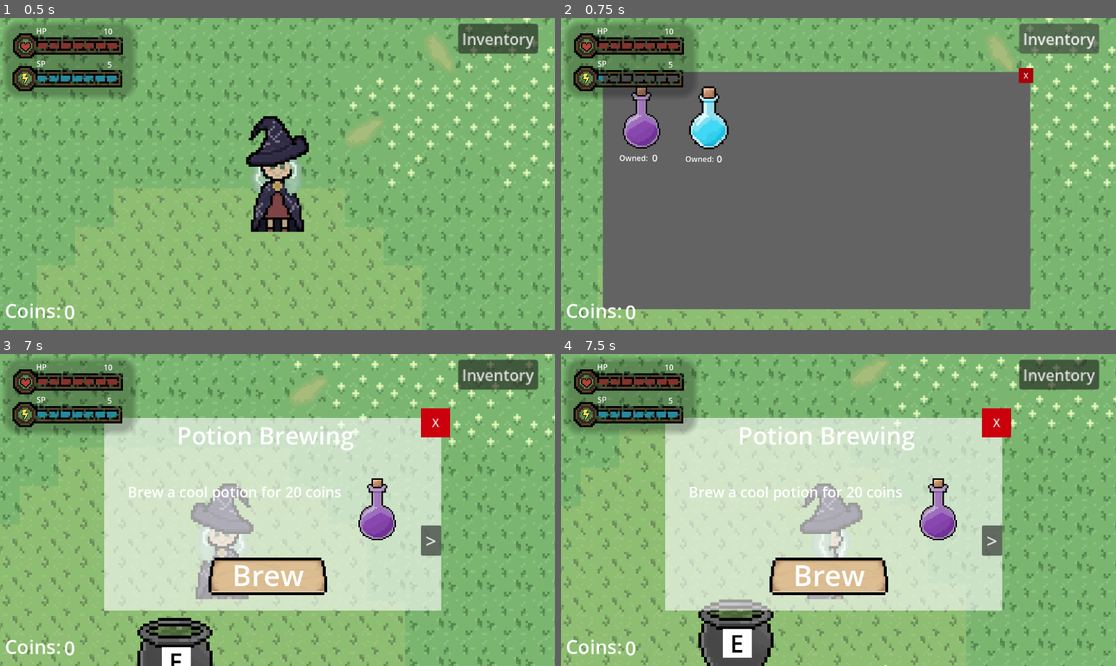
Above: before the commit, frames 1-4 (two rows, left to right).
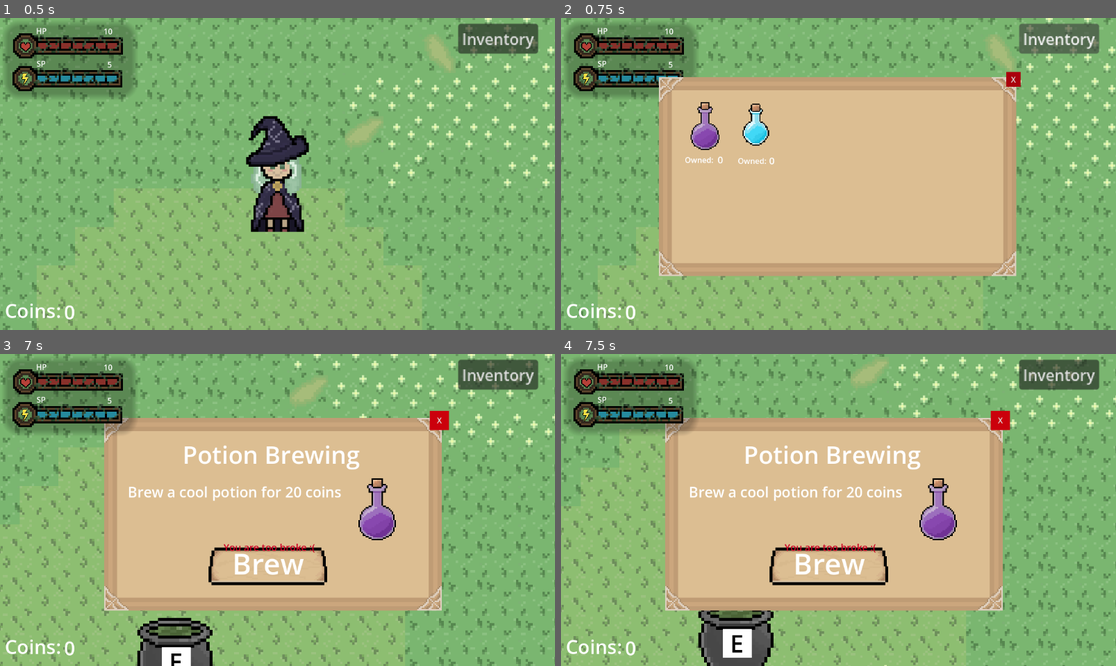
Above: after the commit, the same moments.

Repository: knguyen3-skl/github_tut
Game: Godot game, scene res://scenes/level.tscn
The game is run twice, just before and just after one commit, with the same random seed, the same clock (stepped at 60 frames per second) and the same inputs.
Inputs:
- Up to frame 1 (0.5 s): no input
- Up to frame 2 (0.75 s): click "Inventory" at 0.5 s
- Up to frame 3 (7 s): click "X" at 1.25 s; tap Enter at 2 s; hold Right (ui_right) 2.03-2.78 s; hold E 2.03-2.78 s; hold Down (ui_down) 2.78-3.53 s; tap E at 2.85, 4.35, 5.85 s; hold Right (ui_right) 3.53-4.28 s; hold E 3.53-4.28 s; hold Up (ui_up) 4.28-5.03 s; hold E 5.03-5.78 s; hold Left (ui_left) 5.03-6.53 s; hold Down (ui_down) from 6.53 s (still down); hold E from 6.53 s (still down)
- Up to frame 4 (7.5 s): release Down (ui_down) at 7.28 s; release E at 7.28 s; hold Right (ui_right) from 7.28 s (still down); tap E at 7.35 s

Frame 1 is identical in both runs. In frame 2, 58% of the frame differs, in the area x 7-86%, y 16-94%; in frame 3, 35%; in frame 4, 35%.

Commit message:
background added + open bug

Diff:
--- a/witchery/scenes/inventory.tscn
+++ b/witchery/scenes/inventory.tscn
@@ -2,69 +2,81 @@
 
 [ext_resource type="Script" uid="uid://dbg5h8w15gmbn" path="res://scripts/inventory.gd" id="1_hj2ta"]
 [ext_resource type="Texture2D" uid="uid://crhc0alwbwdn3" path="res://assets/potion_purple_tech.png" id="1_qw0r6"]
+[ext_resource type="Texture2D" uid="uid://db3kevffj8enl" path="res://assets/block_tech.png" id="2_53g1v"]
 [ext_resource type="Texture2D" uid="uid://dit7vdud5kxxa" path="res://assets/potion_tech.png" id="3_ty45s"]
 
 [sub_resource type="StyleBoxFlat" id="StyleBoxFlat_hj2ta"]
 bg_color = Color(0.66458356, 0, 0.04976818, 1)
 
 [node name="ColorRect" type="ColorRect" unique_id=1527701950 node_paths=PackedStringArray("purple_potion", "blue_potion")]
-offset_right = 887.0
-offset_bottom = 493.0
+offset_right = 741.0
+offset_bottom = 409.0
 color = Color(0.38928655, 0.38928664, 0.38928658, 1)
 script = ExtResource("1_hj2ta")
 purple_potion = NodePath("Label")
 blue_potion = NodePath("Label4")
 
+[node name="NinePatchRect" type="NinePatchRect" parent="." unique_id=563575798]
+layout_mode = 0
+offset_right = 247.33334
+offset_bottom = 137.66667
+scale = Vector2(3, 3)
+texture = ExtResource("2_53g1v")
+patch_margin_left = 17
+patch_margin_top = 17
+patch_margin_right = 17
+patch_margin_bottom = 17
+
 [node name="PotionPurpleTech" type="Sprite2D" parent="." unique_id=1004625745]
-position = Vector2(80, 90)
-scale = Vector2(3, 3)
+position = Vector2(96.00001, 98.2)
+scale = Vector2(2.3, 2.3)
 texture = ExtResource("1_qw0r6")
 
 [node name="Label" type="Label" parent="." unique_id=690783154]
 layout_mode = 0
-offset_left = 102.0
-offset_top = 164.0
-offset_right = 114.0
-offset_bottom = 192.0
+offset_left = 122.0
+offset_top = 157.2
+offset_right = 134.0
+offset_bottom = 185.2
 theme_override_font_sizes/font_size = 20
 text = "0"
 
 [node name="Label2" type="Label" parent="." unique_id=784552579]
 layout_mode = 0
-offset_left = 34.0
-offset_top = 167.0
-offset_right = 94.0
-offset_bottom = 190.0
+offset_left = 54.0
+offset_top = 160.2
+offset_right = 114.0
+offset_bottom = 183.2
 text = "Owned:"
 
 [node name="Button" type="Button" parent="." unique_id=335999504]
 layout_mode = 0
-offset_left = 863.0
-offset_top = -8.0
-offset_right = 893.0
-offset_bottom = 23.0
+offset_left = 721.0
+offset_top = -11.0
+offset_right = 751.0
+offset_bottom = 20.0
 theme_override_styles/normal = SubResource("StyleBoxFlat_hj2ta")
 text = "X"
 
 [node name="PotionTech" type="Sprite2D" parent="." unique_id=1201370349]
-position = Vector2(220, 90)
-scale = Vector2(3.74375, 3.7437499)
+position = Vector2(201, 95)
+scale = Vector2(2.5, 2.5)
 texture = ExtResource("3_ty45s")
 
 [node name="Label3" type="Label" parent="." unique_id=1134718666]
 layout_mode = 0
-offset_left = 171.0
-offset_top = 169.0
-offset_right = 231.0
-offset_bottom = 192.0
+offset_left = 164.0
+offset_top = 161.85
+offset_right = 224.0
+offset_bottom = 184.85
 text = "Owned:"
 
 [node name="Label4" type="Label" parent="." unique_id=746797733]
 layout_mode = 0
-offset_left = 236.0
-offset_top = 166.0
-offset_right = 276.0
-offset_bottom = 194.0
+offset_left = 229.0
+offset_top = 158.85
+offset_right = 269.0
+offset_bottom = 186.85
 theme_override_font_sizes/font_size = 20
 text = "0"
 
--- a/witchery/scenes/level.tscn
+++ b/witchery/scenes/level.tscn
@@ -180,10 +180,11 @@
 
 [node name="ColorRect2" parent="CanvasLayer" unique_id=1527701950 node_paths=PackedStringArray("player_cam", "brewing_potion") instance=ExtResource("7_klq6b")]
 visible = false
-offset_left = 87.0
-offset_top = 112.0
-offset_right = 974.0
-offset_bottom = 605.0
+z_index = 3
+offset_left = 203.0
+offset_top = 123.0
+offset_right = 944.0
+offset_bottom = 536.0
 player_cam = NodePath("../../CharacterBody2D/Camera2D")
 brewing_potion = NodePath("../ColorRect")
 
--- a/witchery/scenes/potion_brewing.tscn
+++ b/witchery/scenes/potion_brewing.tscn
@@ -2,6 +2,7 @@
 
 [ext_resource type="Script" uid="uid://iw5gkyhxi7bl" path="res://scripts/potion_brewing.gd" id="1_r2ldb"]
 [ext_resource type="Texture2D" uid="uid://dri8or757ah0y" path="res://assets/button_bold_tech.png" id="2_a2xwt"]
+[ext_resource type="Texture2D" uid="uid://db3kevffj8enl" path="res://assets/block_tech.png" id="2_ocvxt"]
 [ext_resource type="Texture2D" uid="uid://crhc0alwbwdn3" path="res://assets/potion_purple_tech.png" id="3_a2xwt"]
 [ext_resource type="Texture2D" uid="uid://dit7vdud5kxxa" path="res://assets/potion_tech.png" id="4_280xy"]
 
@@ -11,7 +12,7 @@
 [node name="ColorRect" type="ColorRect" unique_id=848347300 node_paths=PackedStringArray("timer", "no_money", "purple_button", "blue_button", "purple_price", "blue_price", "purple_potion", "blue_potion", "purple_to_blue", "blue_to_purple")]
 offset_right = 700.0
 offset_bottom = 400.0
-color = Color(1, 1, 1, 0.60784316)
+color = Color(0.3198733, 0.31987324, 0.31987324, 1)
 script = ExtResource("1_r2ldb")
 timer = NodePath("Timer")
 no_money = NodePath("Label4")
@@ -24,25 +25,35 @@
 purple_to_blue = NodePath("Button2")
 blue_to_purple = NodePath("Button3")
 
+[node name="NinePatchRect" type="NinePatchRect" parent="." unique_id=1600015623]
+layout_mode = 0
+offset_right = 233.66667
+offset_bottom = 133.33334
+scale = Vector2(3, 3)
+texture = ExtResource("2_ocvxt")
+patch_margin_left = 17
+patch_margin_top = 17
+patch_margin_right = 17
+patch_margin_bottom = 17
+
 [node name="Timer" type="Timer" parent="." unique_id=1094015051]
 
 [node name="Button" type="Button" parent="." unique_id=1831052836]
 layout_mode = 0
-offset_left = 658.0
-offset_top = -20.0
-offset_right = 698.0
-offset_bottom = 20.0
-scale = Vector2(1.5, 1.5)
+offset_left = 676.0
+offset_top = -15.0
+offset_right = 716.0
+offset_bottom = 25.0
 theme_override_styles/normal = SubResource("StyleBoxFlat_r2ldb")
 text = "X"
 
 [node name="Label" type="Label" parent="." unique_id=765713126]
 texture_filter = 1
 layout_mode = 0
-offset_left = 151.0
-offset_top = 1.0
-offset_right = 519.0
-offset_bottom = 70.0
+offset_left = 163.0
+offset_top = 41.0
+offset_right = 531.0
+offset_bottom = 110.0
 theme_override_font_sizes/font_size = 50
 text = "Potion Brewing"
 horizontal_alignment = 1
@@ -51,18 +62,18 @@
 z_index = 1
 layout_mode = 0
 offset_left = 266.0
-offset_top = 284.0
+offset_top = 260.0
 offset_right = 415.0
-offset_bottom = 367.0
+offset_bottom = 343.0
 theme_override_font_sizes/font_size = 60
 text = "Brew"
 
 [node name="TextureButton" type="TextureButton" parent="." unique_id=1073951921]
 layout_mode = 0
 offset_left = 196.0
-offset_top = 251.0
+offset_top = 230.0
 offset_right = 292.0
-offset_bottom = 299.0
+offset_bottom = 278.0
 scale = Vector2(3, 3)
 texture_normal = ExtResource("2_a2xwt")
 
@@ -92,6 +103,7 @@
 text = "You are too broke :("
 
 [node name="Button2" type="Button" parent="." unique_id=360735254]
+z_index = 3
 layout_mode = 0
 offset_left = 658.0
 offset_top = 223.0
@@ -103,9 +115,9 @@
 [node name="TextureButton2" type="TextureButton" parent="." unique_id=1372853352]
 layout_mode = 0
 offset_left = 196.0
-offset_top = 251.00002
+offset_top = 230.0
 offset_right = 292.0
-offset_bottom = 299.0
+offset_bottom = 278.0
 scale = Vector2(3, 3)
 texture_normal = ExtResource("2_a2xwt")
 
@@ -125,6 +137,7 @@
 texture = ExtResource("4_280xy")
 
 [node name="Button3" type="Button" parent="." unique_id=777904626]
+z_index = 3
 layout_mode = 0
 offset_top = 219.0
 offset_right = 43.0
Binary file added: witchery/assets/block_tech.png
Not shown, added: witchery/assets/block_tech.png.import
